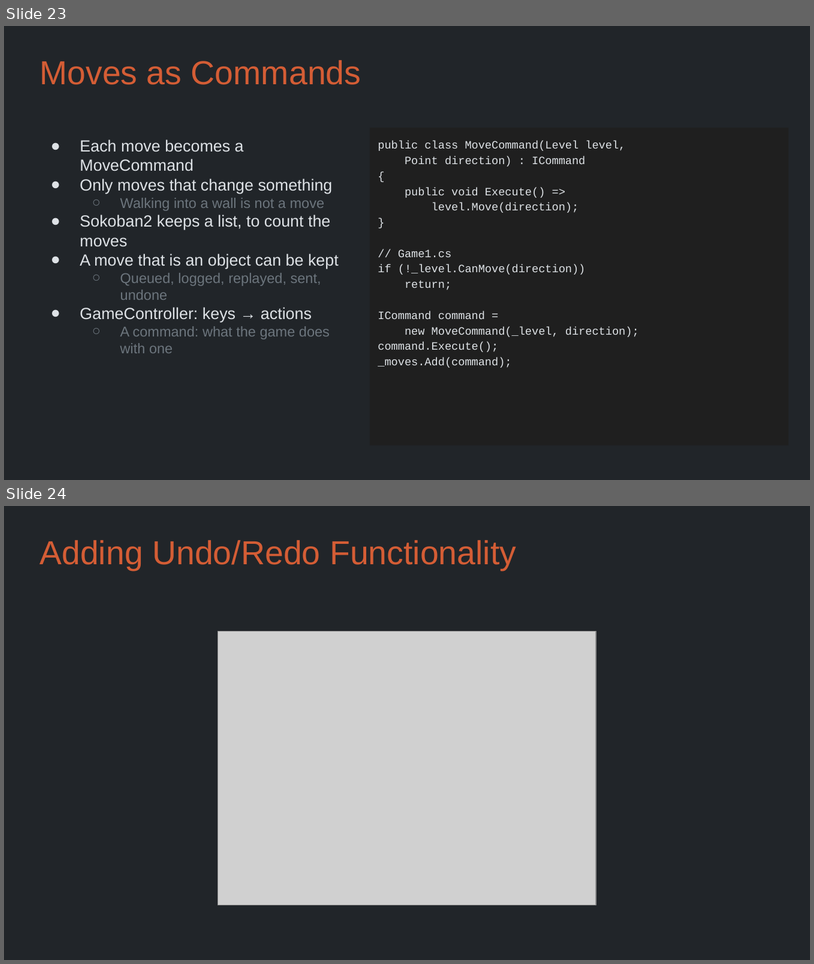
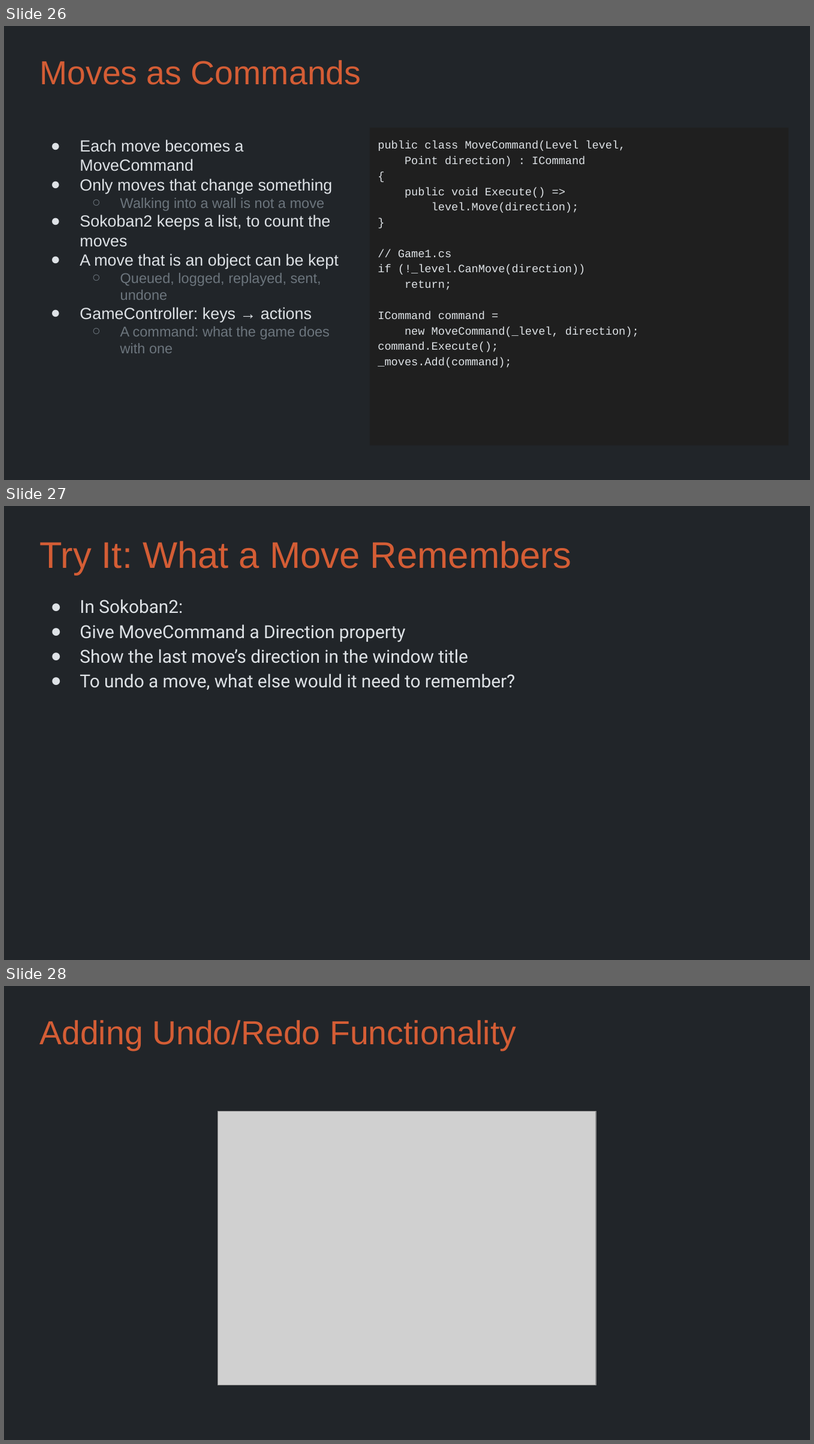
Before and after one commit to Metamate/gar, a slide deck: slides/04 Sokoban.pptx. Shown one above the other, each under a label of ours: slides 23 and 24 before the commit, slides 26, 27 and 28 after it. The pictures are 814x964 and 814x1444 pixels, drawn with LibreOffice and Linux fonts; fonts in the diff are those of the drawing; grey boxes stand for pictures. Boxes give left, top, right and bottom in pixels: in the first picture for what was removed or moved away, otherwise in the second. Text is boxed around its words. In the diff, an @@ line names an element or a change of style, - is before the commit and + after.

```diff
--- a/slides/04 Sokoban.pptx
+++ b/slides/04 Sokoban.pptx
@@ slide 27 added at <box>4,506,810,960</box>, background #212529 @@
@@ title added at <box>39,541,572,575</box>, 33 pt, text #D45D35 @@
+Try It: What a Move Remembers
@@ text added at <box>80,599,515,690</box>, 16 pt, text #DEE2E6 @@
+● In Sokoban2:
+● Give MoveCommand a Direction property
+● Show the last move’s direction in the window title
+● To undo a move, what else would it need to remember?
@@ what was slide 23 is now slide 26 @@
@@ what was slide 24 is now slide 28 @@
```
Also in this commit, not shown: 3 other slides added, 15 other files.
